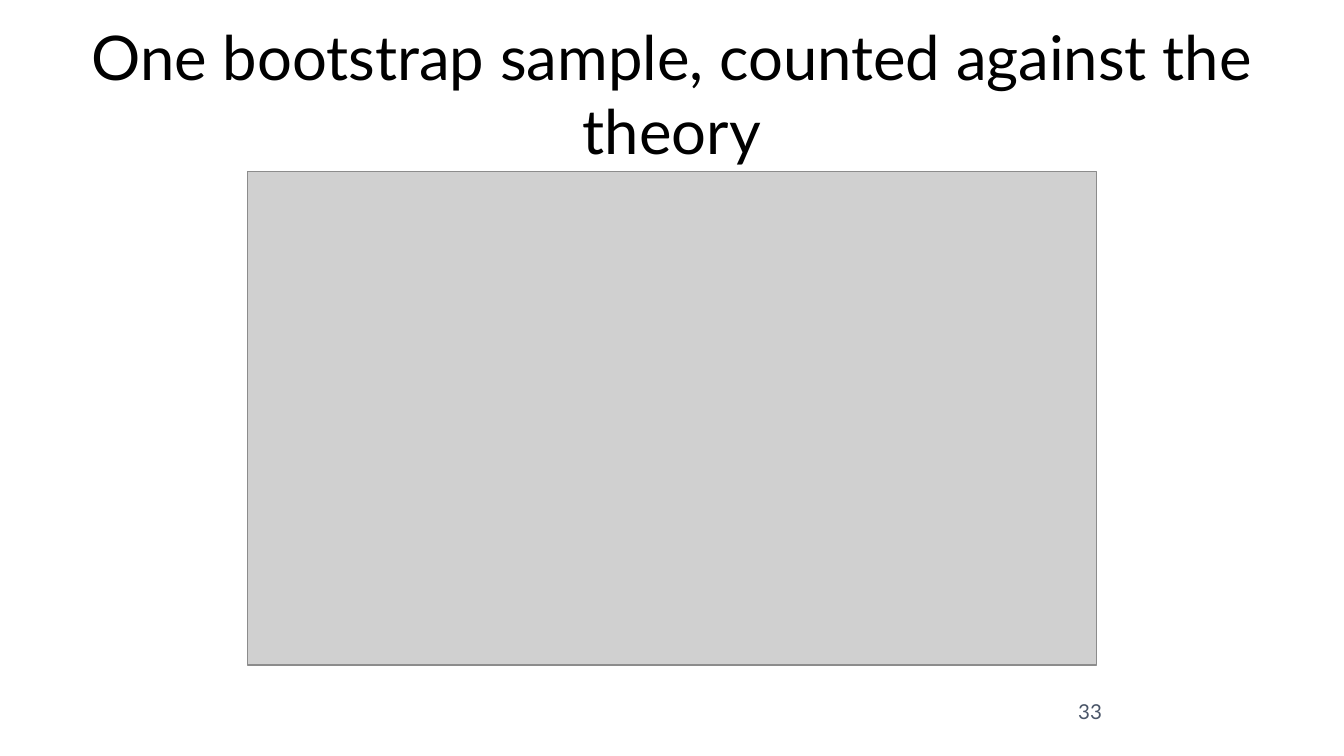
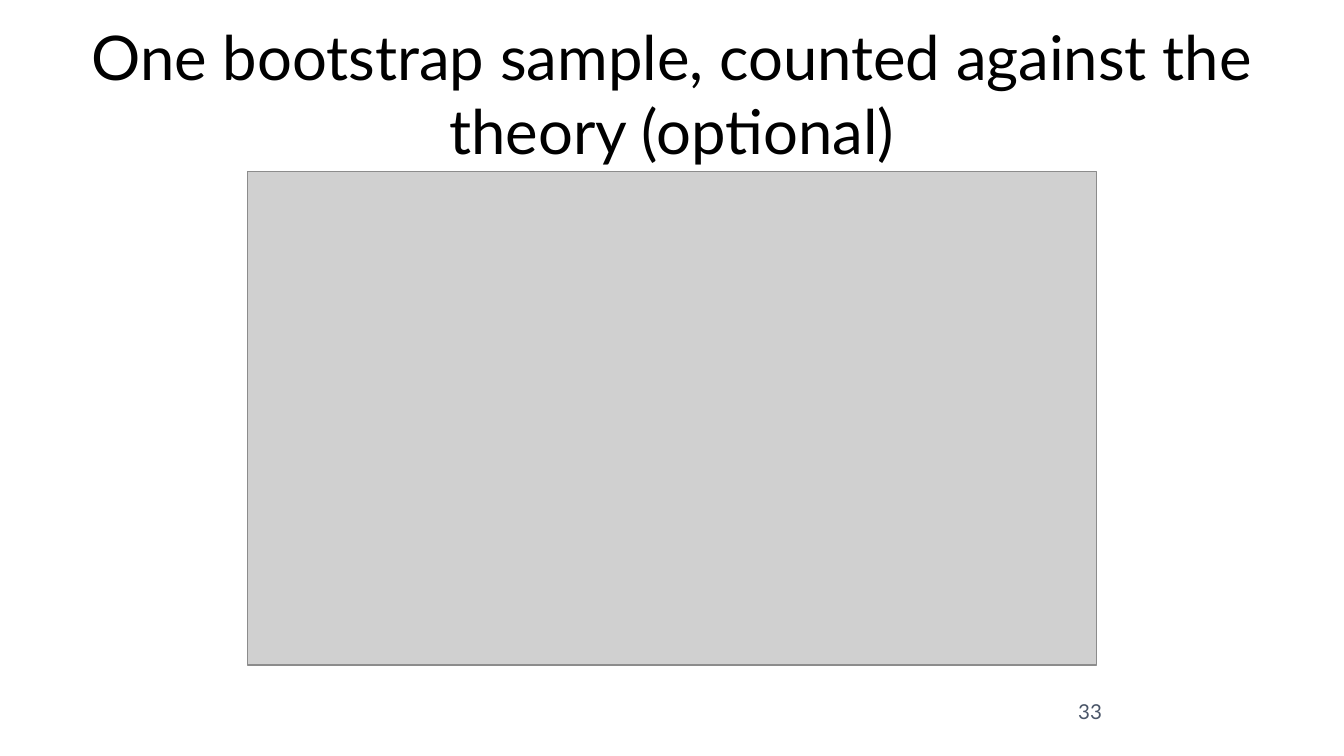
Before and after one commit to fabioantonini/technologies-for-artificial-intelligence, a slide deck: slide 33 of Lessons/07_trees_and_ensembles/Slides/trees_and_ensembles_slides.pptx. Drawn at 1344x756 pixels with LibreOffice and Linux fonts; fonts in the diff are those of the drawing; grey boxes stand for pictures; background and template pictures are left out. Boxes give left, top, right and bottom in pixels: in the first picture for what was removed or moved away, otherwise in the second. Text is boxed around its words. In the diff, an @@ line names an element or a change of style, - is before the commit and + after.

```diff
--- a/Lessons/07_trees_and_ensembles/Slides/trees_and_ensembles_slides.pptx
+++ b/Lessons/07_trees_and_ensembles/Slides/trees_and_ensembles_slides.pptx
@@ title at (92, 34, 1252, 165): text changed @@
-One bootstrap sample, counted against the theory
+One bootstrap sample, counted against the theory (optional)
```
Also in this commit, not shown: 24 other slides changed, 4 slides added, 17 other files.
